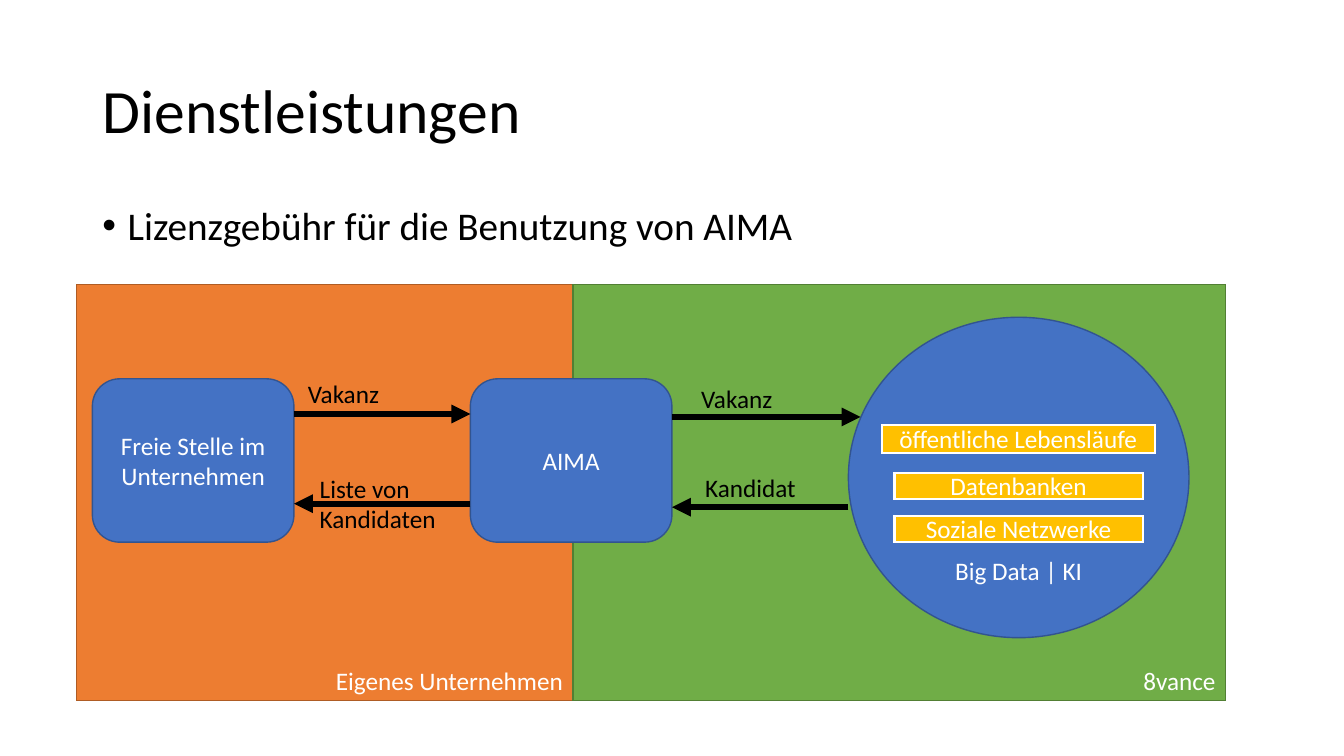
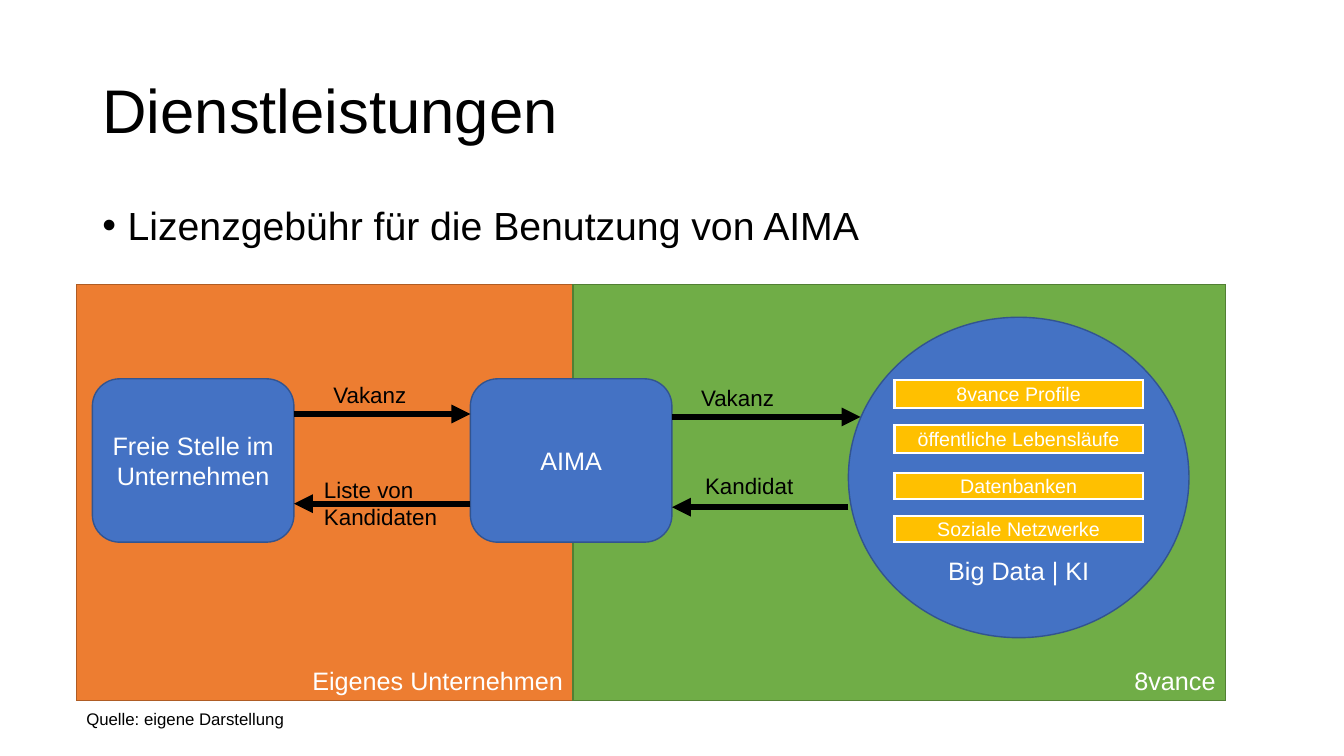
Before and after one commit to Fewa93/8vance, a slide deck: slide 7 of 8vance.pptx (slide 5 before the commit). Drawn at 1344x756 pixels with LibreOffice and Linux fonts; fonts in the diff are those of the drawing. Boxes give left, top, right and bottom in pixels: in the first picture for what was removed or moved away, otherwise in the second. Text is boxed around its words. In the diff, an @@ line names an element or a change of style, - is before the commit and + after.

```diff
--- a/8vance.pptx
+++ b/8vance.pptx
@@ font Calibri to Arial in 7 elements at (x1=102, y1=88, x2=557, y2=145), (x1=77, y1=284, x2=574, y2=701), (x1=128, y1=211, x2=859, y2=248), (x1=93, y1=379, x2=294, y2=542), (x1=573, y1=284, x2=1225, y2=701), (x1=471, y1=379, x2=673, y2=542), (x1=849, y1=318, x2=1190, y2=638) @@
@@ size 18 to 16 pt, font Calibri to Arial in 4 elements at (x1=701, y1=390, x2=774, y2=406), (x1=705, y1=478, x2=793, y2=494), (x1=324, y1=481, x2=437, y2=526), (x1=333, y1=386, x2=406, y2=404) @@
@@ text "Vakanz" moved from (x1=308, y1=385, x2=379, y2=403) to (x1=333, y1=386, x2=406, y2=404) @@
@@ rectangle added at (x1=894, y1=380, x2=1142, y2=408), fill #FFC000, outline #FFFFFF 1.5 pt, 14 pt, text #FFFFFF @@
+8vance Profile
@@ size 18 to 14 pt, font Calibri to Arial in 3 elements at (x1=894, y1=516, x2=1142, y2=542), (x1=894, y1=473, x2=1142, y2=499), (x1=894, y1=424, x2=1142, y2=453) @@
@@ rectangle "öffentliche Lebensläufe" resized from (x1=882, y1=424, x2=1155, y2=453) to (x1=894, y1=424, x2=1142, y2=453) @@
@@ text added at (x1=86, y1=713, x2=284, y2=729), 12 pt, text #000000 @@
+Quelle: eigene Darstellung
```
Also in this commit, not shown: 4 other slides changed, 10 slides added, 9 other files.
